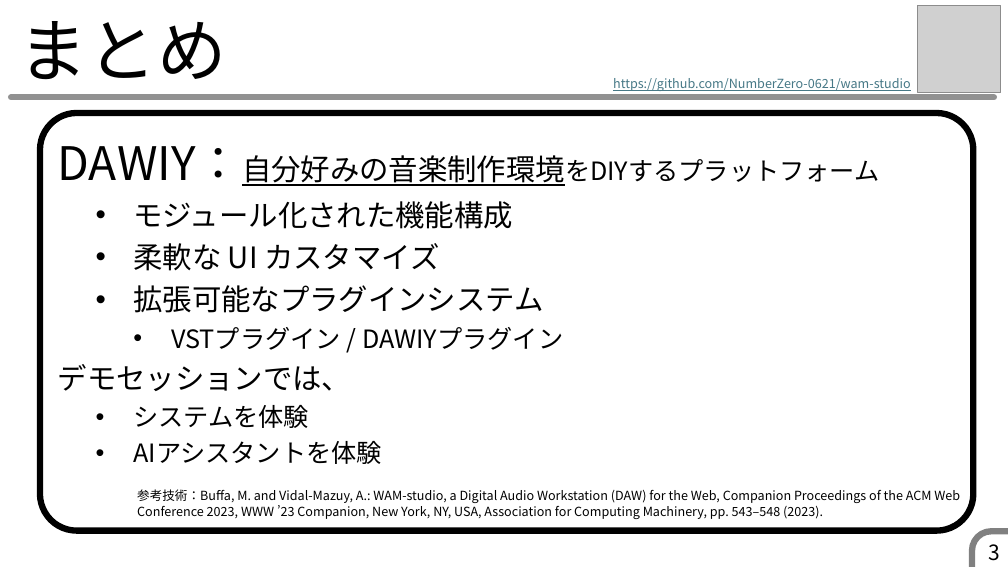
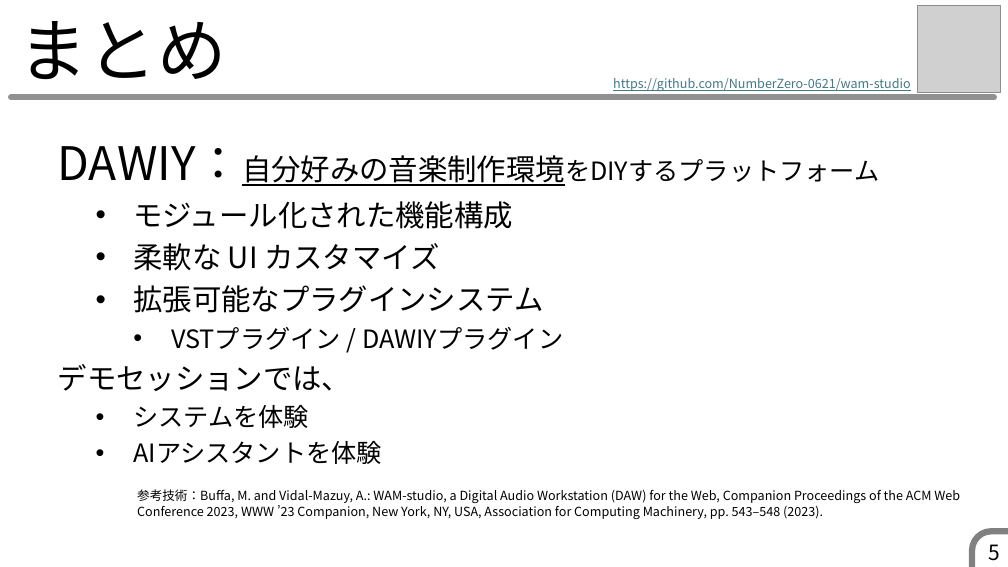
Before and after one commit to muse-studio/pbl2025, a slide deck: slide 5 of 発表スライド・ポスター/EC79_DAWIY_スライド.pptx (slide 3 before the commit). Drawn at 1008x567 pixels with LibreOffice and Linux fonts; fonts in the diff are those of the drawing; grey boxes stand for pictures. Boxes give left, top, right and bottom in pixels: in the first picture for what was removed or moved away, otherwise in the second. Text is boxed around its words. In the diff, an @@ line names an element or a change of style, - is before the commit and + after.

```diff
--- a/発表スライド・ポスター/EC79_DAWIY_スライド.pptx
+++ b/発表スライド・ポスター/EC79_DAWIY_スライド.pptx
@@ rounded rectangle removed at (40, 113, 974, 530) @@
@@ page number at (989, 544, 1001, 561): text changed @@
-3
+5
```
Also in this commit, not shown: 4 other slides changed, 4 slides added, 23 other files.
